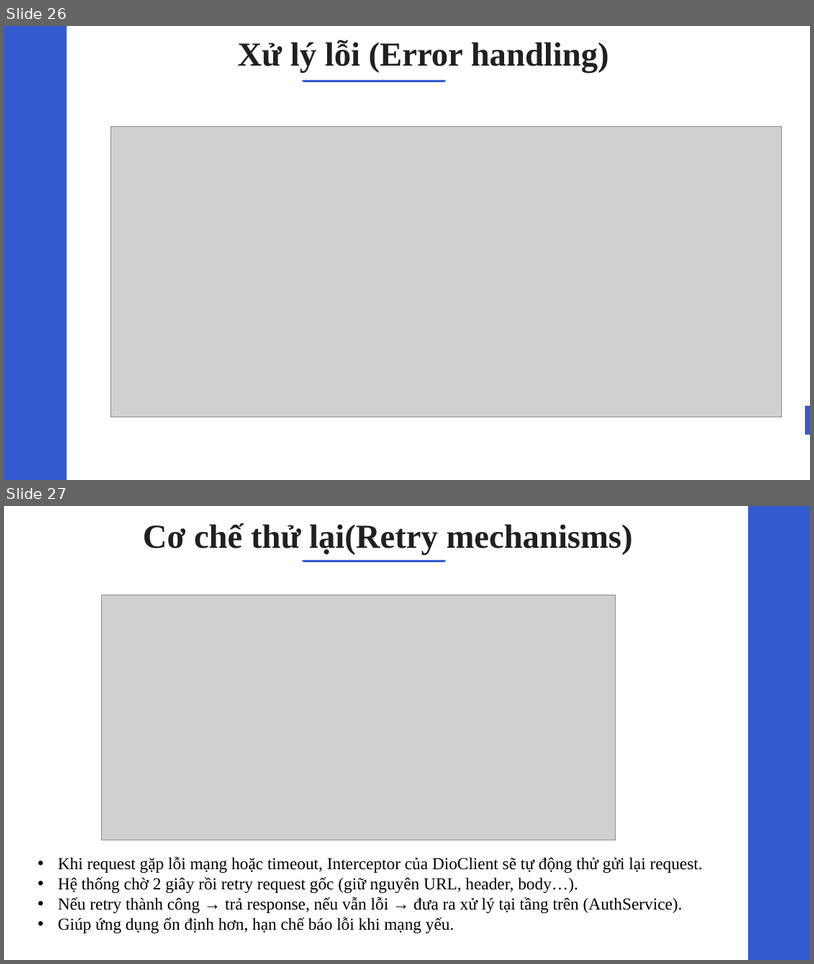
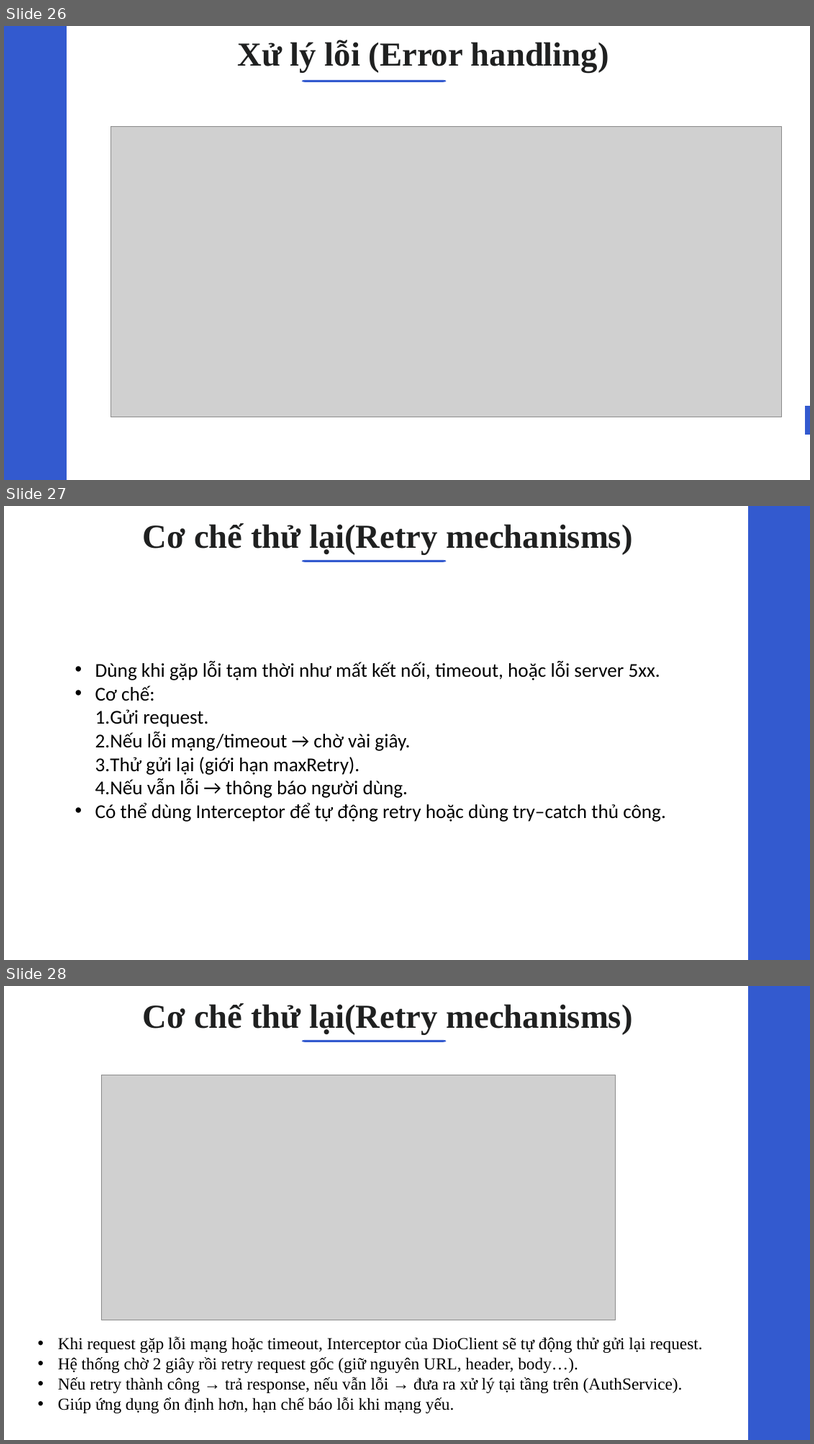
Before and after one commit to tiendat22ktmt2/baocaochude9, a slide deck: BaoCaovaSlide/baocaochude9_slide.pptx. Shown one above the other, each under a label of ours: slides 26 and 27 before the commit, slides 26, 27 and 28 after it. The pictures are 814x964 and 814x1444 pixels, drawn with LibreOffice and Linux fonts; fonts in the diff are those of the drawing; grey boxes stand for pictures; background and template pictures are left out. Boxes give left, top, right and bottom in pixels: in the first picture for what was removed or moved away, otherwise in the second. Text is boxed around its words. In the diff, an @@ line names an element or a change of style, - is before the commit and + after.

```diff
--- a/BaoCaovaSlide/baocaochude9_slide.pptx
+++ b/BaoCaovaSlide/baocaochude9_slide.pptx
@@ slide 27 added at (4,506,810,960), background #FFFFFF @@
@@ text added at (143,523,633,554), 60 pt, text #1F2020, bold @@
+Cơ chế thử lại(Retry mechanisms)
@@ freeform shape added at (748,506,810,960), fill #335ACF @@
@@ freeform shape added at (302,560,446,562), fill #335ACF @@
@@ text added at (95,661,666,821), 35 pt, text #000000 @@
+• Dùng khi gặp lỗi tạm thời như mất kết nối, timeout, hoặc lỗi server 5xx.
+• Cơ chế:
+1. Gửi request.
+2. Nếu lỗi mạng/timeout → chờ vài giây.
+3. Thử gửi lại (giới hạn maxRetry).
+4. Nếu vẫn lỗi → thông báo người dùng.
+• Có thể dùng Interceptor để tự động retry hoặc dùng try–catch thủ công.
@@ what was slide 27 is now slide 28 @@
```
Also in this commit, not shown: 2 slides changed, 2 other slides added, 1 slide removed, 1 other file.
